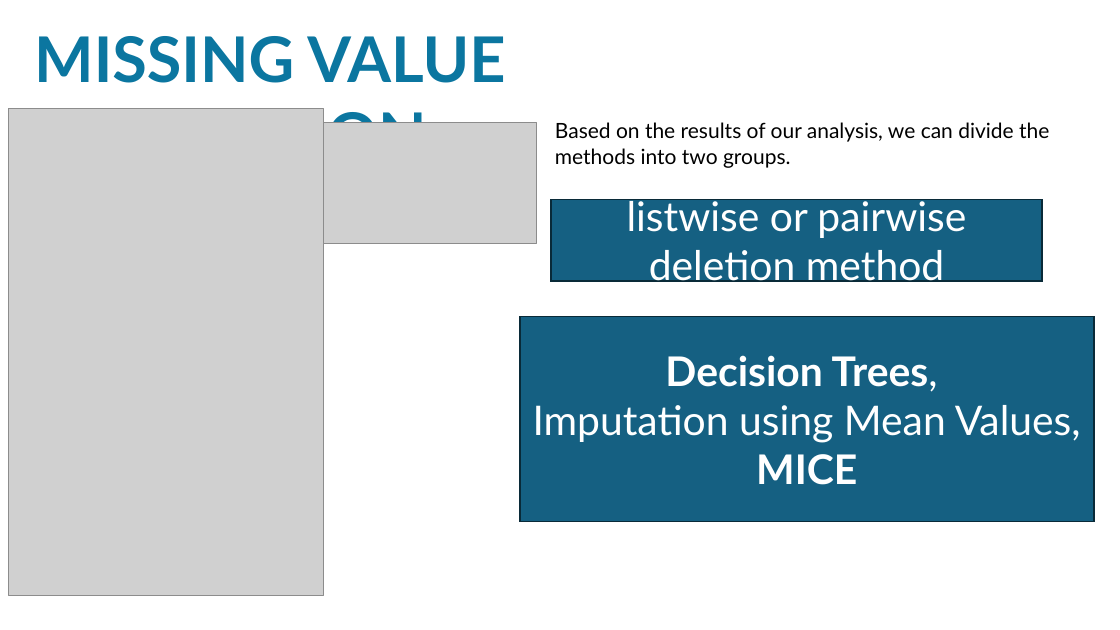
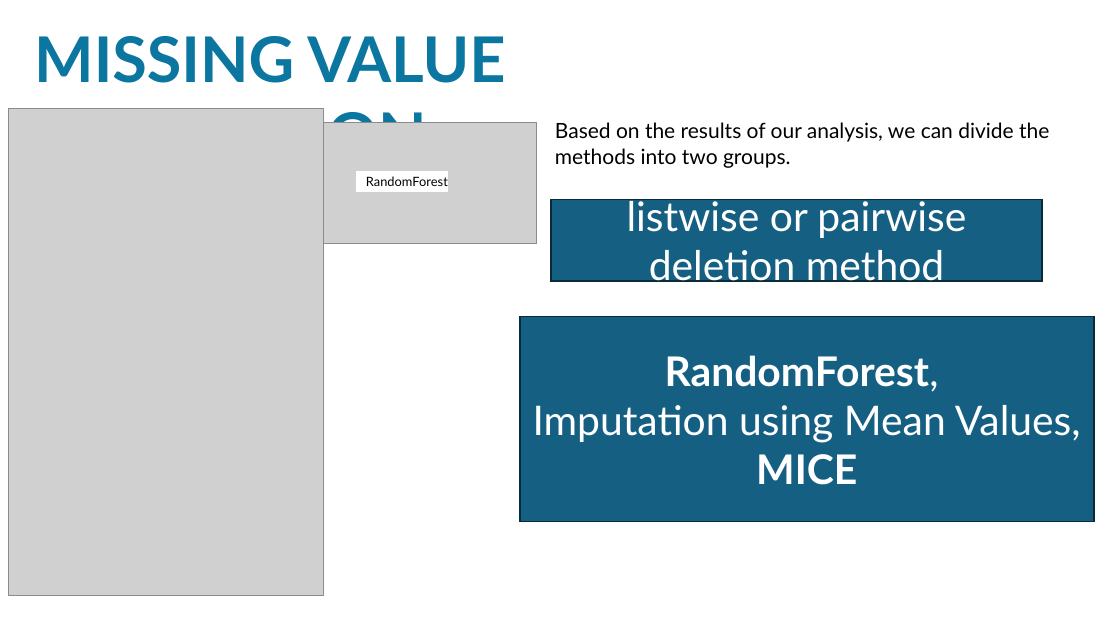
Before and after one commit to nezakrzan/viri_podatkov, a slide deck: slide 4 of racunsko_zahtevne_metode/predstavitev/Presentation1.pptx. Drawn at 1120x630 pixels with LibreOffice and Linux fonts; fonts in the diff are those of the drawing; grey boxes stand for pictures. Boxes give left, top, right and bottom in pixels: in the first picture for what was removed or moved away, otherwise in the second. Text is boxed around its words. In the diff, an @@ line names an element or a change of style, - is before the commit and + after.

```diff
--- a/racunsko_zahtevne_metode/predstavitev/Presentation1.pptx
+++ b/racunsko_zahtevne_metode/predstavitev/Presentation1.pptx
@@ rectangle added at (x1=357, y1=172, x2=448, y2=192), fill #FFFFFF, outline #FFFFFF 1.5 pt @@
@@ text added at (x1=366, y1=176, x2=448, y2=186), 11 pt, text #000000 @@
+RandomForest
@@ text in rectangle at (x1=665, y1=355, x2=939, y2=392): text changed @@
-Decision Trees,
+RandomForest,
```
Also in this commit, not shown: 1 other file.
